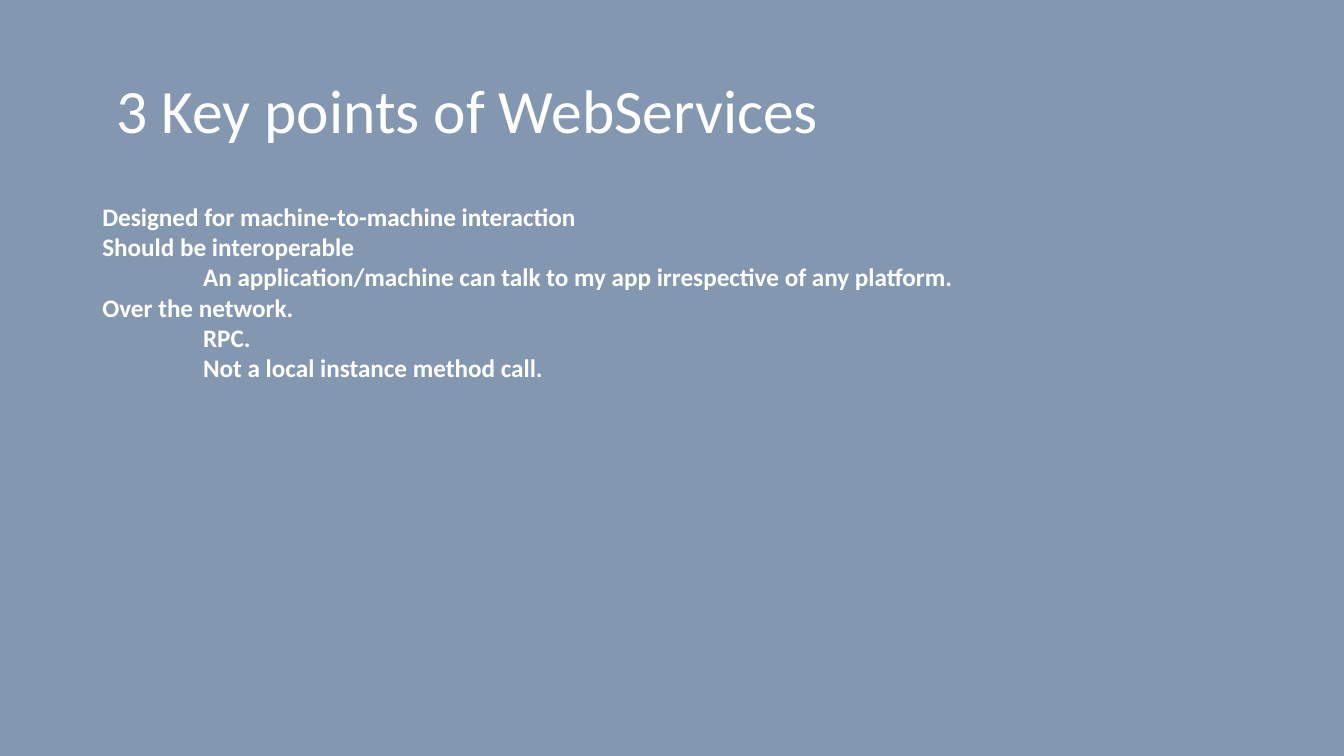
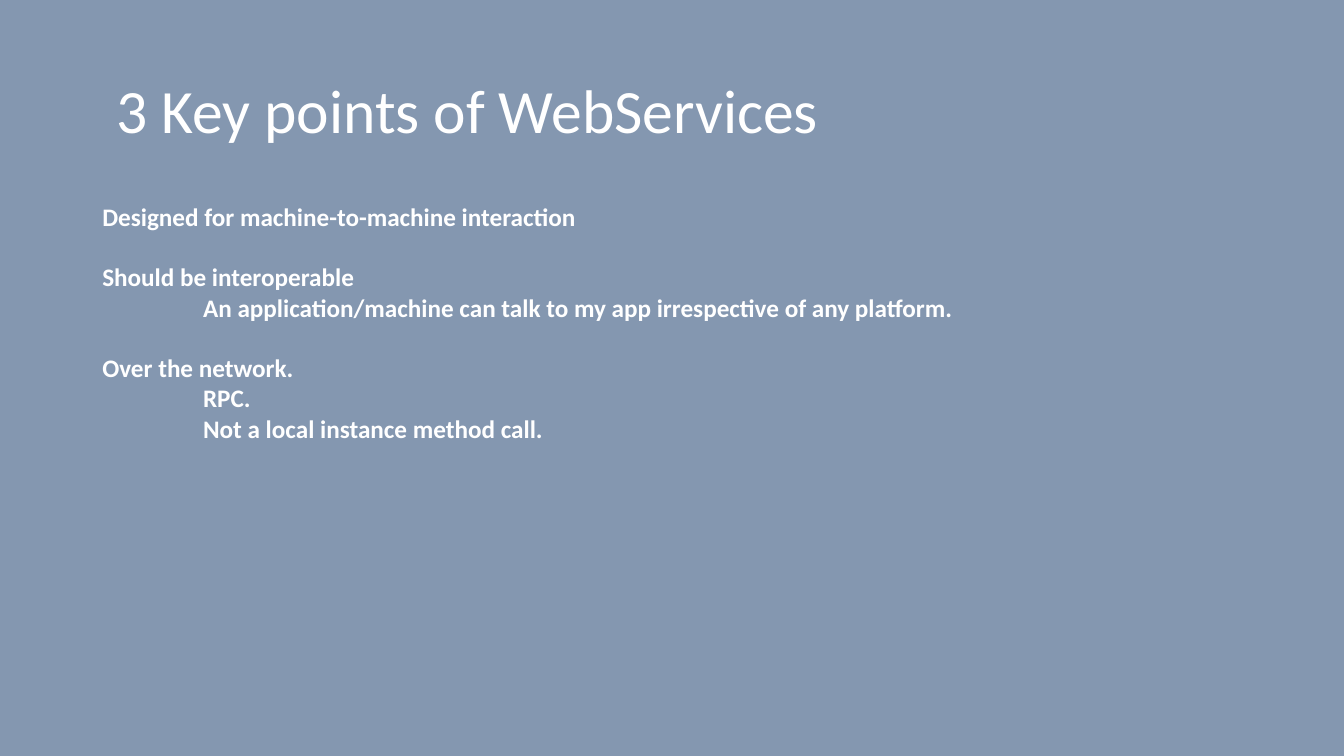
Before and after one commit to vilasvarghese/microservices, a slide deck: slide 5 of training/day1/1MicroservicesDay1.pptx. Drawn at 1344x756 pixels with LibreOffice and Linux fonts; fonts in the diff are those of the drawing. Boxes give left, top, right and bottom in pixels: in the first picture for what was removed or moved away, otherwise in the second. Text is boxed around its words. In the diff, an @@ line names an element or a change of style, - is before the commit and + after.

```diff
--- a/training/day1/1MicroservicesDay1.pptx
+++ b/training/day1/1MicroservicesDay1.pptx
@@ text "Designed for machine-to-machine interaction" rewrapped from [102,208,952,377] to [102,208,952,438] @@
```
Also in this commit, not shown: 1 other slide changed, 7 other files.
